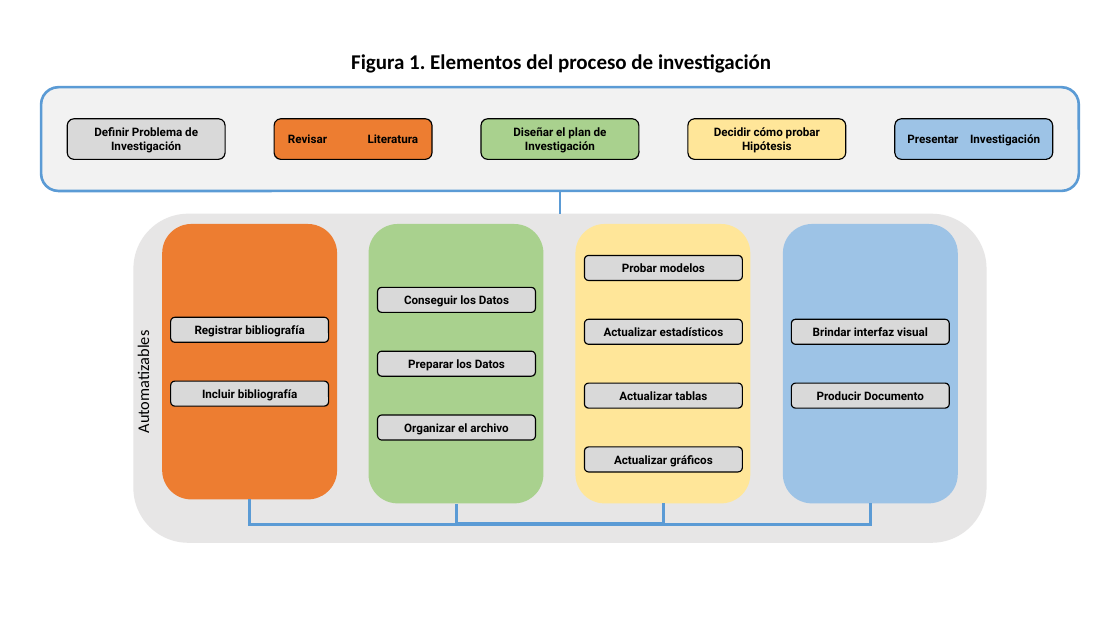
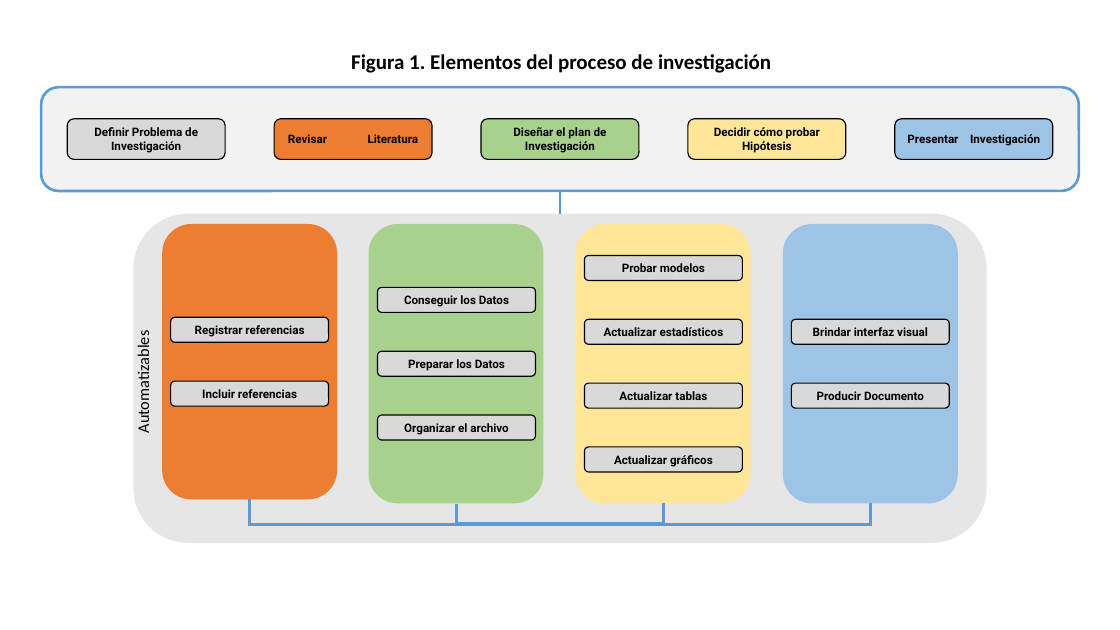
Before and after one commit to sangulor/BITSS_ToolsWorkshop, a slide deck: slide 2 of Sesiones/Modelo.pptx. Drawn at 1120x630 pixels with LibreOffice and Linux fonts; fonts in the diff are those of the drawing. Boxes give left, top, right and bottom in pixels: in the first picture for what was removed or moved away, otherwise in the second. Text is boxed around its words. In the diff, an @@ line names an element or a change of style, - is before the commit and + after.

```diff
--- a/Sesiones/Modelo.pptx
+++ b/Sesiones/Modelo.pptx
@@ text in rounded rectangle at (195,325,304,337): text changed @@
-Registrar bibliografía
+Registrar referencias
@@ text in rounded rectangle at (202,389,297,398): text changed @@
-Incluir bibliografía
+Incluir referencias
```
Also in this commit, not shown: 4 other files.
